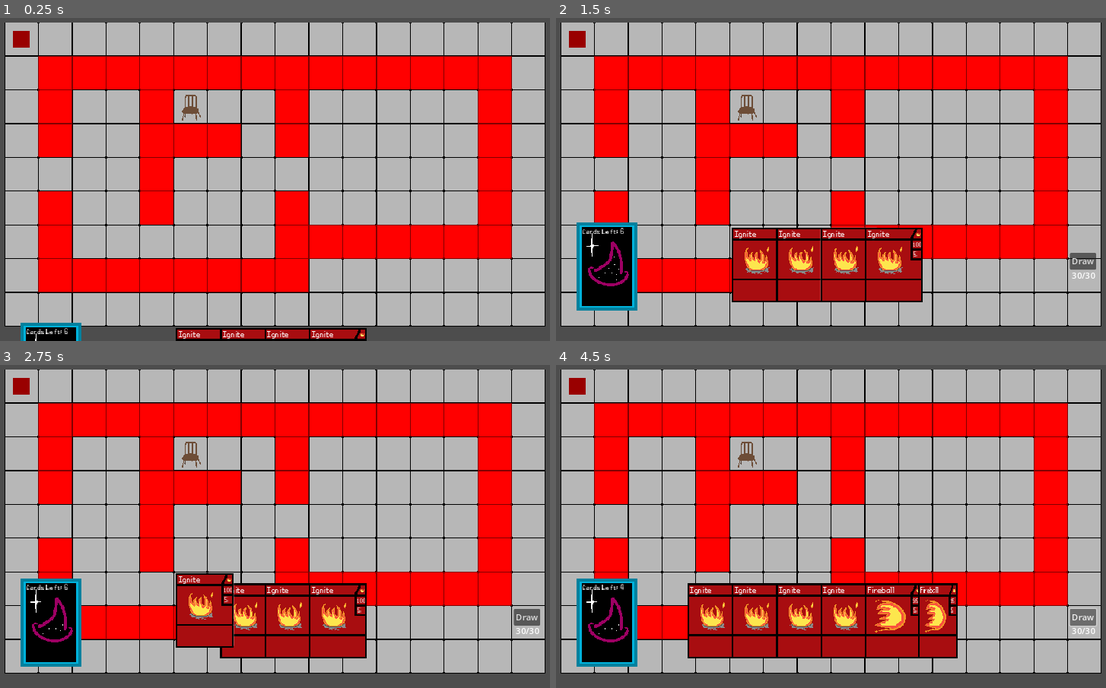
Above: before the commit, frames 1-4 (two rows, left to right).
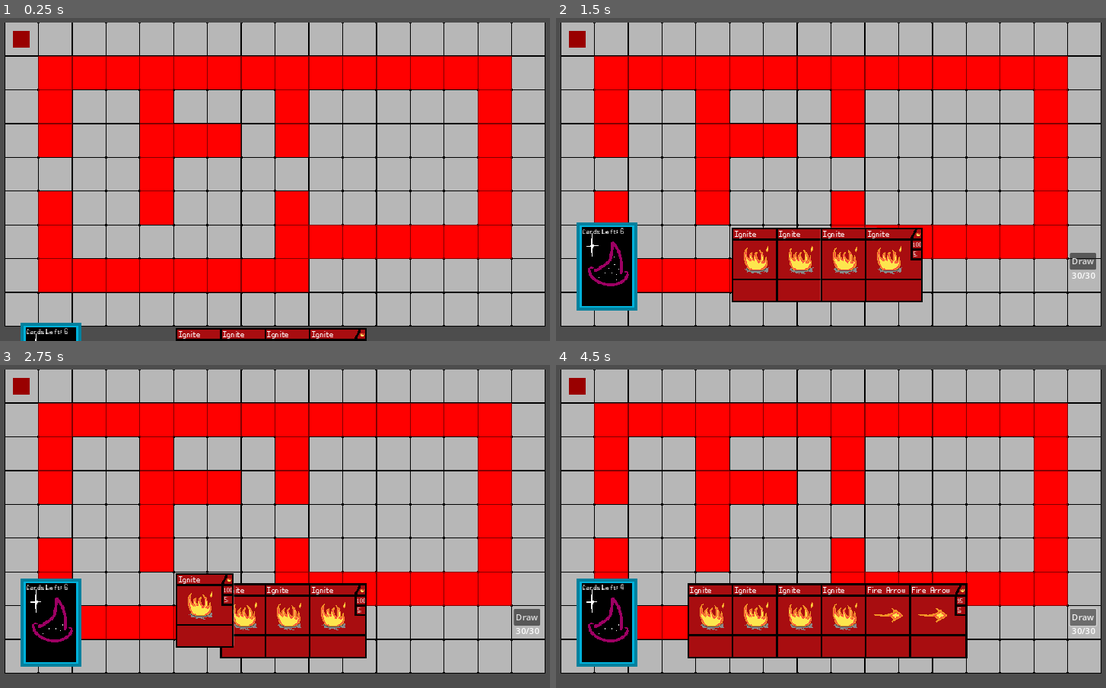
Above: after the commit, the same moments.

Repository: Ratatatang/Motes
Game: Godot game, scene res://Scripts+Scenes/Board/TestCombat.tscn
Same seed, same stepped clock (60 frames per second), same inputs: the game is played once before the commit and once after it.
Inputs (mouse positions are in pixels of both pictures, inside the frame that each line leads up to):
- Up to frame 1 (0.25 s): no input
- Up to frame 2 (1.5 s): tap Enter at 0.5 s; move the mouse to (825, 334) at 0.52 s; press the mouse at (825, 334) at 0.53 s; tap Space (space) at 1.25 s; move the mouse to (704, 185) at 1.27 s; release the mouse at (704, 185) at 1.28 s; click (704, 185) at 1.35 s
- Up to frame 3 (2.75 s): click "100" at 2 s
- Up to frame 4 (4.5 s): click "Draw" at 2.75 s; click "95" at 3.5 s; click "Draw" at 4.25 s

The runs differ from the first frame. In frame 1, 0.1% of the frame differs, in the area x 33-37%, y 23-32%; in frame 2, 0.5%; in frame 3, 0.5%; in frame 4, 1.9%, in the area x 26-75%, y 23-91%.

Commit message:
polished everything, worked on cards

Diff:
--- a/Scripts+Scenes/Board/TestCombat.gd
+++ b/Scripts+Scenes/Board/TestCombat.gd
@@ -1,6 +1,7 @@
 extends Node2D
 
 @onready var player = "res://Scripts+Scenes/Board/Tiles/PlayerData/Player.tscn"
+@onready var tileMarker = "res://Scripts+Scenes/Board/Tiles/tile_marker.tscn"
 @onready var gamePieces = $TileMap/GamePieces
 @onready var tilemap = $TileMap
 @onready var UI = $UI
@@ -19,6 +20,8 @@
 var doubleSelected = false
 
 var curPath
+
+var markers = []
 
 func _ready():
 	randomize()
@@ -72,6 +75,16 @@
 	updateDeckAmountLabel()
 	return card
 
+func cardUsed(card):
+	print("click!")
+#	var targetableTiles = []
+#	for tile in tilemap.get_used_cells():
+#		targetableTiles.append(tilemap.map_to_local(tile))
+
+#	for tile in targetableTiles:
+#		var marker = load(tileMarker).instantiate()
+#		marker.global_position = tile.global_position
+
 func enoughAP(num : int) -> bool:
 	return selectedCharacter.enoughAP(num)
 
@@ -85,8 +98,6 @@
 func updateDeckAmountLabel() -> void:
 	$UI/CardBack/CardsLeft.text = "Cards Left: "+str(curDeck.size())
 
-func useCard(card : NodePath) -> void:
-	pass
 
 func loadNewPlayer(loadPath : String) -> void:
 	var newCharacter = load(loadPath).instantiate()
--- a/Scripts+Scenes/Board/TestCombat.tscn
+++ b/Scripts+Scenes/Board/TestCombat.tscn
@@ -72,6 +72,7 @@
 [node name="GamePieces" type="Node2D" parent="TileMap"]
 
 [node name="Sprite2D" type="Sprite2D" parent="TileMap/GamePieces"]
+visible = false
 position = Vector2(352, 160)
 texture = ExtResource("4_ltidq")
 hframes = 4
@@ -110,7 +111,7 @@
 [node name="MovementCostMarker" type="Marker2D" parent="."]
 visible = false
 
-[node name="MoementCost" type="RichTextLabel" parent="MovementCostMarker"]
+[node name="MovementCost" type="RichTextLabel" parent="MovementCostMarker"]
 visible = false
 offset_right = 40.0
 offset_bottom = 40.0
@@ -176,6 +177,8 @@
 offset_top = 118.0
 offset_right = 1014.0
 offset_bottom = 149.0
+mouse_filter = 1
+action_mode = 0
 text = "Draw"
 
 [node name="Hand" type="HBoxContainer" parent="UI"]
--- a/Scripts+Scenes/Board/Tiles/PlayerData/CharacterClass.gd
+++ b/Scripts+Scenes/Board/Tiles/PlayerData/CharacterClass.gd
@@ -4,7 +4,7 @@
 @onready var tilemap : TileMap
 @onready var line = $Line2D
 
-var deck = ["Ignite", "Ignite", "Ignite", "Ignite", "Ignite", "Fireball", "Fireball", "Fireball", "Fireball", "Fireball"]
+var deck = ["Ignite", "Ignite", "Ignite", "Ignite", "Ignite", "FireArrow", "FireArrow", "FireArrow", "FireArrow", "FireArrow"]
 var curDeck = deck.duplicate()
 var maxHandSize = 8
 var hand = {}
--- /dev/null
+++ b/Scripts+Scenes/Board/Tiles/tile_marker.tscn
@@ -0,0 +1,7 @@
+[gd_scene format=3 uid="uid://c5igsbwqrwpxi"]
+
+[node name="TileMarker" type="ColorRect"]
+offset_right = 42.0
+offset_bottom = 42.0
+mouse_filter = 2
+color = Color(0.819608, 0, 0, 0.235294)
--- a/Scripts+Scenes/Board/UI/UI.gd
+++ b/Scripts+Scenes/Board/UI/UI.gd
@@ -76,12 +76,16 @@
 	var loadedCard = load(cardScene).instantiate()
 	loadedCard.cardData = data
 	loadedCard.passData()
+	loadedCard.cardUsed.connect(cardUsed)
 	handNode.add_child(loadedCard)
 
 func moveCard(card):
 	$UI.add_child(card)
 	handNode.remove_child(card)
 	card.set_position(0,0)
+
+func cardUsed(card):
+	print("click!")
 
 func setDown():
 	if(state == stateMachine.UP):
--- a/Scripts+Scenes/Cards/Card.gd
+++ b/Scripts+Scenes/Cards/Card.gd
@@ -15,7 +15,7 @@
 	$Name.text = cardData.name
 	$Description.text = cardData.description
 	$Element.texture = load("res://Assets/Cards/ElementSymbols/"+cardData.element+".png")
-	$Picture.texture = load("res://Assets/Cards/CardImages/Fire/"+cardData.name+".png")
+	$Picture.texture = load("res://Assets/Cards/CardImages/Fire/"+cardData.sysName+".png")
 	$APCost.text = str(cardData.cost)
 	$PercentChance.text = str(cardData.castChance)
 	$CardBacking.color = cardData.color
@@ -39,3 +39,7 @@
 		var tween = create_tween()
 		get_parent().z_index = 0
 		tween.tween_property(self, "position", returnPos, 0.1).set_trans(Tween.TRANS_LINEAR).set_ease(Tween.EASE_OUT_IN)
+
+
+func _on_pressed():
+	parent.get_parent().emitUsed()
--- a/Scripts+Scenes/Cards/Card.tscn
+++ b/Scripts+Scenes/Cards/Card.tscn
@@ -1,9 +1,10 @@
-[gd_scene load_steps=9 format=3 uid="uid://cm7uxw0cq0ymo"]
+[gd_scene load_steps=10 format=3 uid="uid://cm7uxw0cq0ymo"]
 
 [ext_resource type="Script" path="res://Scripts+Scenes/Cards/CardController.gd" id="1_5rub8"]
 [ext_resource type="Script" path="res://Scripts+Scenes/Cards/Card.gd" id="2_etir8"]
 [ext_resource type="Texture2D" uid="uid://cwq2iv3rf0cu" path="res://Assets/Cards/CardFront.png" id="3_xpgng"]
 [ext_resource type="FontFile" uid="uid://b8u7jxcjx70ak" path="res://Assets/Fonts/PixelFont.tres" id="4_p3ex8"]
+[ext_resource type="Texture2D" uid="uid://3uo6qspe6ry4" path="res://Assets/Cards/CardImages/missingCard.png" id="5_h57qs"]
 [ext_resource type="Texture2D" uid="uid://4rd7tn4yi1a5" path="res://Assets/Cards/CardBack.png" id="5_ogprk"]
 
 [sub_resource type="Animation" id="Animation_ucyjo"]
@@ -127,8 +128,7 @@
 anchors_preset = 15
 anchor_right = 1.0
 anchor_bottom = 1.0
-offset_left = 1.0
-offset_right = -1.0
+offset_right = -2.0
 grow_horizontal = 2
 grow_vertical = 2
 mouse_filter = 1
@@ -188,8 +188,9 @@
 theme_override_fonts/normal_font = ExtResource("4_p3ex8")
 
 [node name="Picture" type="Sprite2D" parent="Card/Card"]
-position = Vector2(44, 59)
+position = Vector2(43, 59)
 scale = Vector2(1.125, 1.07813)
+texture = ExtResource("5_h57qs")
 
 [node name="Timer" type="Timer" parent="Card/Card"]
 
@@ -205,3 +206,4 @@
 
 [connection signal="mouse_entered" from="Card/Card" to="Card/Card" method="_on_Card_mouse_entered"]
 [connection signal="mouse_exited" from="Card/Card" to="Card/Card" method="_on_Card_mouse_exited"]
+[connection signal="pressed" from="Card/Card" to="Card/Card" method="_on_pressed"]
--- a/Scripts+Scenes/Cards/CardController.gd
+++ b/Scripts+Scenes/Cards/CardController.gd
@@ -1,6 +1,8 @@
 extends Control
 
 var tweenTo : Vector2
+
+signal cardUsed(card)
 
 func moveTo():
 	$AnimationPlayer.play("flip")
@@ -11,3 +13,6 @@
 func passData(cardData):
 	$Card/Card.cardData = cardData
 	$Card/Card.updateData()
+
+func emitUsed():
+	cardUsed.emit(self)
--- a/Scripts+Scenes/Cards/CardData/CardClass.gd
+++ b/Scripts+Scenes/Cards/CardData/CardClass.gd
@@ -2,6 +2,7 @@
 class_name  CardClass
 
 var element : String
+var sysName : String
 var name : String
 var description : String
 var image
@@ -15,6 +16,9 @@
 
 func getName() -> String:
 	return name
+
+func getSysName() -> String:
+	return sysName
 
 func getDescription() -> String:
 	return element
@@ -31,6 +35,9 @@
 func setName(new_name) -> void:
 	name = new_name
 
+func setSysName(new_name) -> void:
+	sysName = new_name
+
 func setDescription(new_description) -> void:
 	description = new_description
 
--- a/Scripts+Scenes/Cards/CardData/CardDirectory.json
+++ b/Scripts+Scenes/Cards/CardData/CardDirectory.json
@@ -1,4 +1,4 @@
 {
 	"Ignite" : "res://Scripts+Scenes/Cards/CardData/Fire/Ignite.gd",
-	"Fireball" : "res://Scripts+Scenes/Cards/CardData/Fire/Fireball.gd"
+	"FireArrow" : "res://Scripts+Scenes/Cards/CardData/Fire/FireArrow.gd"
 }
--- /dev/null
+++ b/Scripts+Scenes/Cards/CardData/Fire/FireArrow.gd
@@ -0,0 +1,11 @@
+extends FireCard
+
+func _init():
+	element = "Fire"
+	name = "Fire  Arrow"
+	sysName = "FireArrow"
+	description = "Launches a bolt of flame that does some damage, and ignites."
+	castChance = 95
+	cost = 5
+	targeting = ""
+	frame = 1
--- a/Scripts+Scenes/Cards/CardData/Fire/Fireball.gd
+++ /dev/null
@@ -1,10 +0,0 @@
-extends FireCard
-
-func _init():
-	element = "Fire"
-	name = "Fireball"
-	description = "Launches a fireball that does some damage, and ignites."
-	castChance = 95
-	cost = 5
-	targeting = {}
-	frame = 1
--- a/Scripts+Scenes/Cards/CardData/Fire/Ignite.gd
+++ b/Scripts+Scenes/Cards/CardData/Fire/Ignite.gd
@@ -3,8 +3,9 @@
 func _init():
 	element = "Fire"
 	name = "Ignite"
+	sysName = "Ignite"
 	description = "Lights a tile on fire or the enemy on the tile."
 	castChance = 100
 	cost = 5
-	targeting = 0
+	targeting = "AllTargets"
 	frame = 0
--- a/project.godot
+++ b/project.godot
@@ -46,14 +46,14 @@
 "events": [Object(InputEventKey,"resource_local_to_scene":false,"resource_name":"","device":0,"window_id":0,"alt_pressed":false,"shift_pressed":false,"ctrl_pressed":false,"meta_pressed":false,"pressed":false,"keycode":0,"physical_keycode":83,"key_label":0,"unicode":0,"echo":false,"script":null)
 ]
 }
+leftClick={
+"deadzone": 0.5,
+"events": [Object(InputEventMouseButton,"resource_local_to_scene":false,"resource_name":"","device":-1,"window_id":0,"alt_pressed":false,"shift_pressed":false,"ctrl_pressed":false,"meta_pressed":false,"button_mask":0,"position":Vector2(0, 0),"global_position":Vector2(0, 0),"factor":1.0,"button_index":1,"canceled":false,"pressed":false,"double_click":false,"script":null)
+]
+}
 space={
 "deadzone": 0.5,
 "events": [Object(InputEventKey,"resource_local_to_scene":false,"resource_name":"","device":-1,"window_id":0,"alt_pressed":false,"shift_pressed":false,"ctrl_pressed":false,"meta_pressed":false,"pressed":false,"keycode":0,"physical_keycode":32,"key_label":0,"unicode":32,"echo":false,"script":null)
-]
-}
-leftClick={
-"deadzone": 0.5,
-"events": [Object(InputEventMouseButton,"resource_local_to_scene":false,"resource_name":"","device":-1,"window_id":0,"alt_pressed":false,"shift_pressed":false,"ctrl_pressed":false,"meta_pressed":false,"button_mask":0,"position":Vector2(0, 0),"global_position":Vector2(0, 0),"factor":1.0,"button_index":1,"canceled":false,"pressed":false,"double_click":false,"script":null)
 ]
 }
 
Binary file added: Assets/Cards/CardImages/Fire/FireArrow.png
Not shown, added: Assets/Cards/CardImages/Fire/FireArrow.png.import
Binary file added: Assets/Cards/CardImages/missingCard.png
Not shown, added: Assets/Cards/CardImages/missingCard.png.import
Not shown: 1 places in Scripts+Scenes/Board/Tiles/testWall.tscn that only renumber resources
